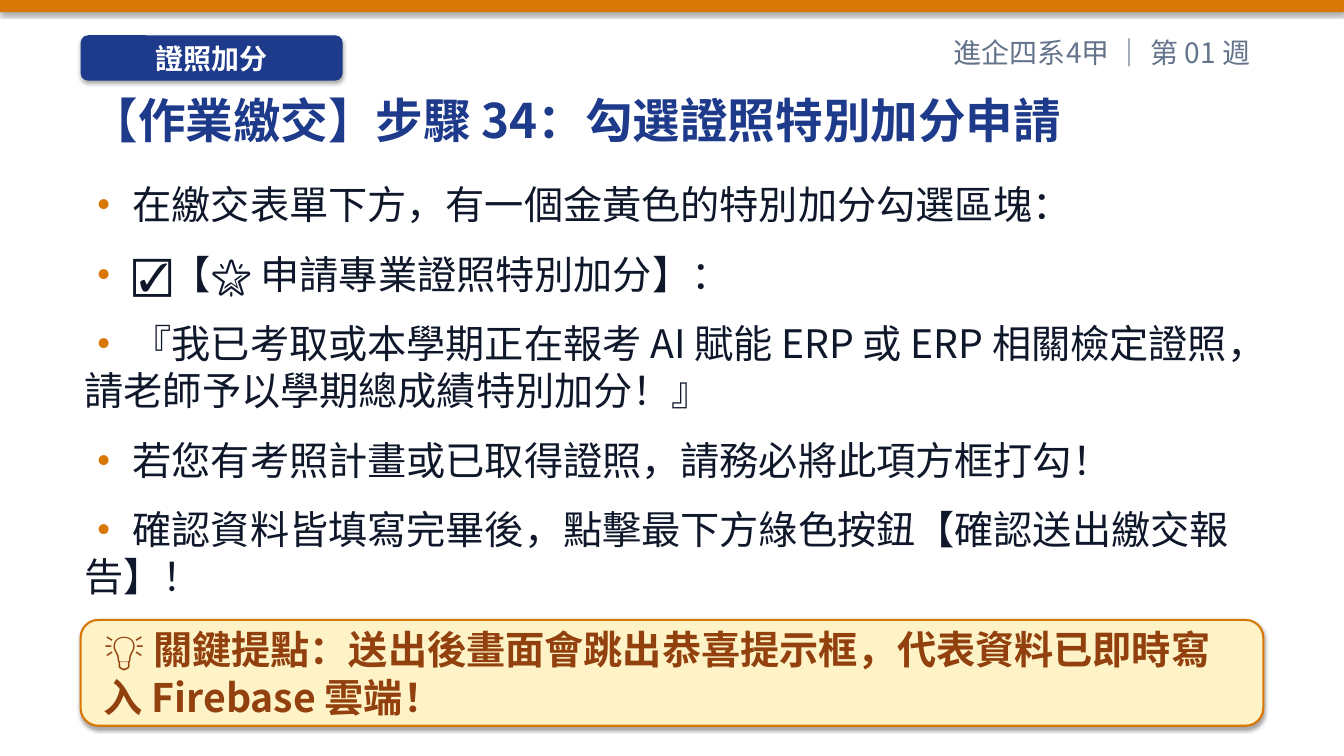
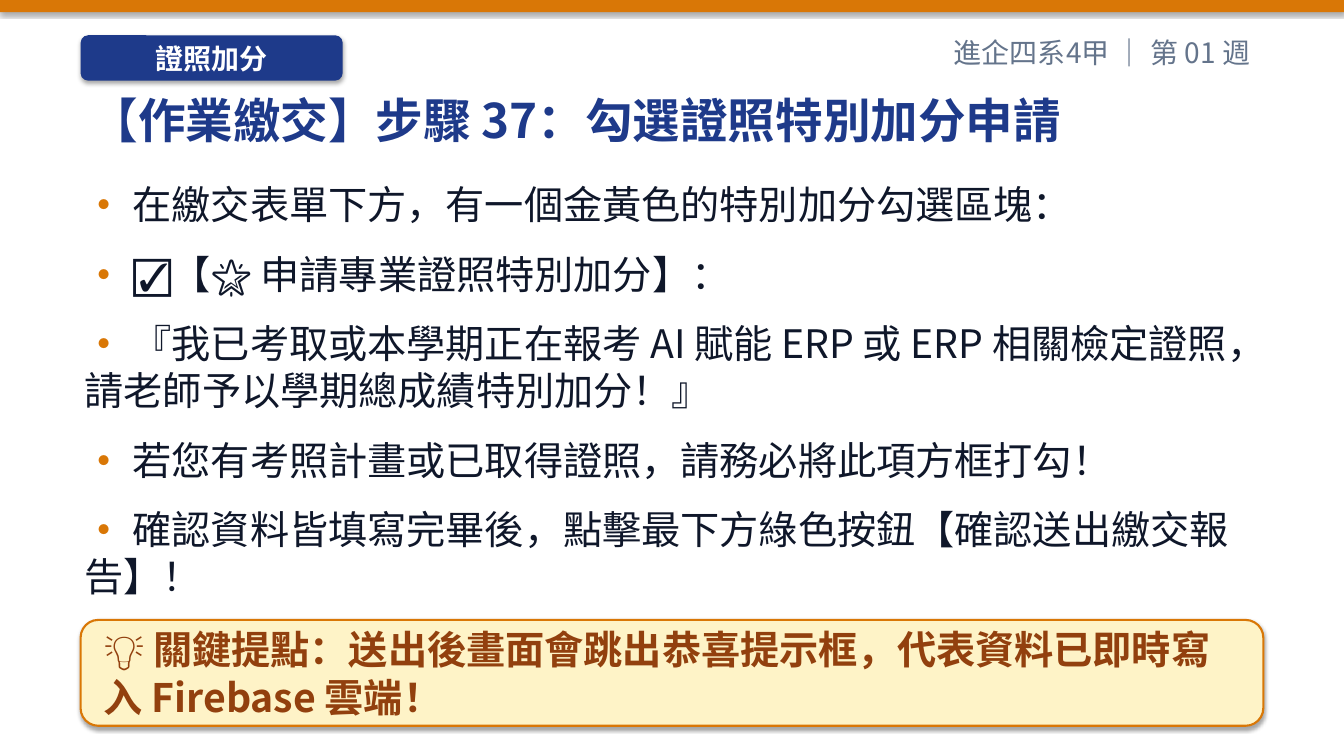
Before and after one commit to h12s12bs/vnu-enterprise-resource-planning, a slide deck: slide 55 of 01_每週教學簡報_PPT/ERP_第01週_課程導論、ERP_概念演進與數位轉型.pptx (slide 52 before the commit). Drawn at 1344x756 pixels with LibreOffice and Linux fonts; fonts in the diff are those of the drawing. Boxes give left, top, right and bottom in pixels: in the first picture for what was removed or moved away, otherwise in the second. Text is boxed around its words. In the diff, an @@ line names an element or a change of style, - is before the commit and + after.

```diff
--- a/01_每週教學簡報_PPT/ERP_第01週_課程導論、ERP_概念演進與數位轉型.pptx
+++ b/01_每週教學簡報_PPT/ERP_第01週_課程導論、ERP_概念演進與數位轉型.pptx
@@ text at [91, 97, 1061, 143]: text changed @@
-【作業繳交】步驟 34：勾選證照特別加分申請
+【作業繳交】步驟 37：勾選證照特別加分申請
```
Also in this commit, not shown: 10 other slides changed, 5 slides added, 2 slides removed, 25 other files.
